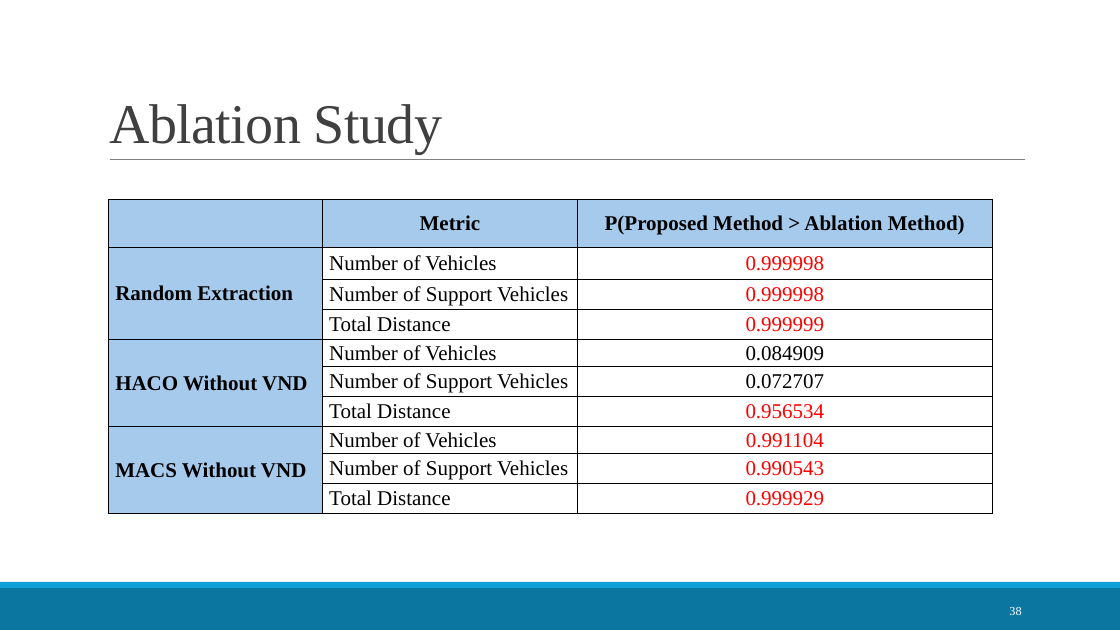
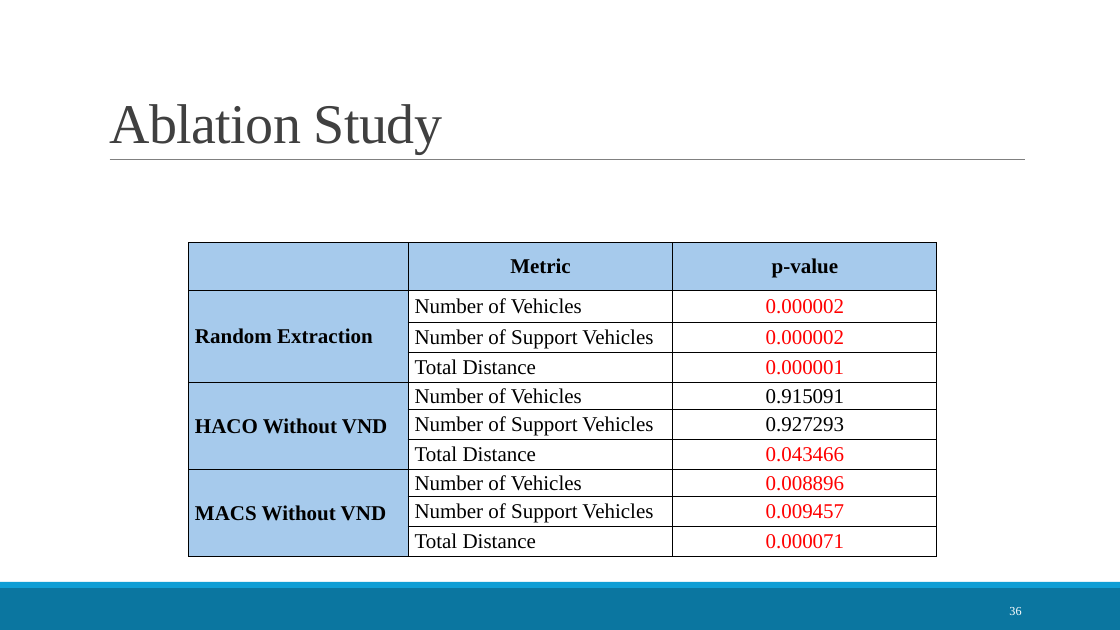
Before and after one commit to LloydGain/114_NTUT_Thesis, a slide deck: slide 36 of docs/thesis/114_楊宏傑_口試簡報.pptx (slide 38 before the commit). Drawn at 1120x630 pixels with LibreOffice and Linux fonts; fonts in the diff are those of the drawing; grey boxes stand for pictures. Boxes give left, top, right and bottom in pixels: in the first picture for what was removed or moved away, otherwise in the second. Text is boxed around its words. In the diff, an @@ line names an element or a change of style, - is before the commit and + after.

```diff
--- a/docs/thesis/114_楊宏傑_口試簡報.pptx
+++ b/docs/thesis/114_楊宏傑_口試簡報.pptx
@@ table at [189, 243, 937, 557] @@
-row 1, column 3: P(Proposed Method > Ablation Method)
+row 1, column 3: p-value
-row 2, column 3: 0.999998
+row 2, column 3: 0.000002
-row 3, column 3: 0.999998
+row 3, column 3: 0.000002
-row 4, column 3: 0.999999
+row 4, column 3: 0.000001
-row 5, column 3: 0.084909
+row 5, column 3: 0.915091
-row 6, column 3: 0.072707
+row 6, column 3: 0.927293
-row 7, column 3: 0.956534
+row 7, column 3: 0.043466
-row 8, column 3: 0.991104
+row 8, column 3: 0.008896
-row 9, column 3: 0.990543
+row 9, column 3: 0.009457
-row 10, column 3: 0.999929
+row 10, column 3: 0.000071
@@ table: place and size @@
-table at [109, 200, 994, 514]
+table at [189, 243, 937, 557]
@@ page number at [1009, 607, 1021, 615]: text changed @@
-38
+36
```
Also in this commit, not shown: 9 other slides changed, 1 slide added, 3 slides removed.
